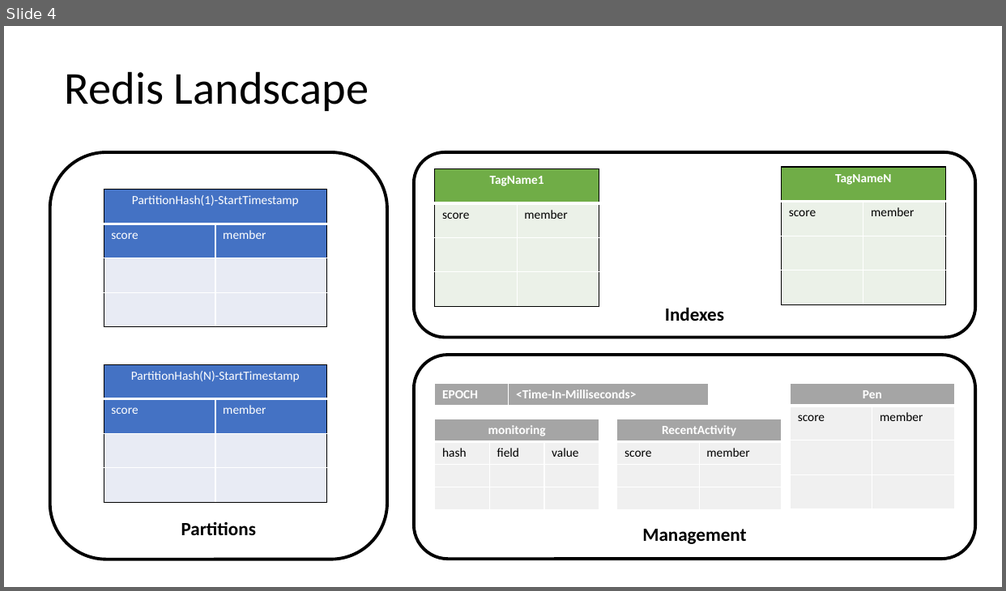
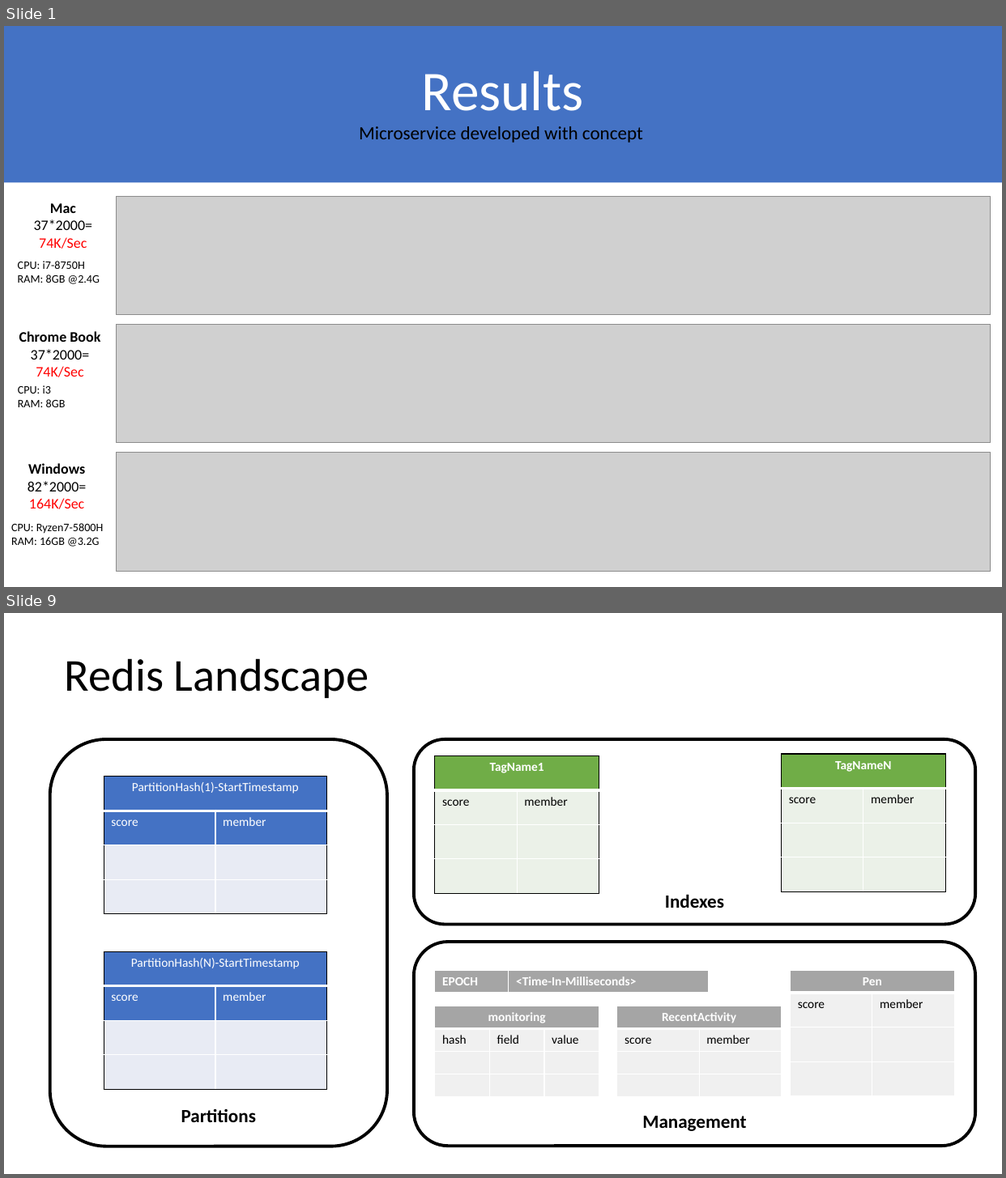
Before and after one commit to LRagji/redis-lsm-timeseries, a slide deck: docs/concept.pptx. Shown one above the other, each under a label of ours: slide 4 before the commit, slides 1 and 9 after it; the slides between them are not shown. The pictures are 1006x591 and 1006x1178 pixels, drawn with LibreOffice and Linux fonts; fonts in the diff are those of the drawing; grey boxes stand for pictures. Boxes give left, top, right and bottom in pixels: in the first picture for what was removed or moved away, otherwise in the second. Text is boxed around its words. In the diff, an @@ line names an element or a change of style, - is before the commit and + after.

```diff
--- a/docs/concept.pptx
+++ b/docs/concept.pptx
@@ slide 1 added at (x1=4, y1=26, x2=1002, y2=587), background #FFFFFF @@
@@ rectangle added at (x1=4, y1=26, x2=1002, y2=182), fill #4472C4 @@
@@ title added at (x1=422, y1=71, x2=584, y2=111), 54 pt, text #FFFFFF @@
+Results
@@ text added at (x1=359, y1=126, x2=643, y2=143), 18 pt, text #000000 @@
+Microservice developed with concept
@@ text added at (x1=34, y1=203, x2=93, y2=249), 14 pt, text #000000 @@
+Mac
+37*2000=
+74K/Sec
@@ picture added at (x1=117, y1=196, x2=991, y2=315) @@
@@ text added at (x1=18, y1=261, x2=100, y2=284), 11 pt, text #000000 @@
+CPU: i7-8750H
+RAM: 8GB @2.4G
@@ text added at (x1=19, y1=331, x2=100, y2=378), 14 pt, text #000000 @@
+Chrome Book
+37*2000=
+74K/Sec
@@ picture added at (x1=117, y1=324, x2=991, y2=443) @@
@@ text added at (x1=18, y1=386, x2=66, y2=408), 11 pt, text #000000 @@
+CPU: i3
+RAM: 8GB
@@ picture added at (x1=117, y1=453, x2=991, y2=572) @@
@@ text added at (x1=27, y1=463, x2=87, y2=510), 14 pt, text #000000 @@
+Windows
+82*2000=
+164K/Sec
@@ text added at (x1=11, y1=523, x2=103, y2=547), 11 pt, text #000000 @@
+CPU: Ryzen7-5800H
+RAM: 16GB @3.2G
@@ what was slide 4 is now slide 9 @@
```
Also in this commit, not shown: 2 slides changed, 5 other slides added, 2 slides removed.
